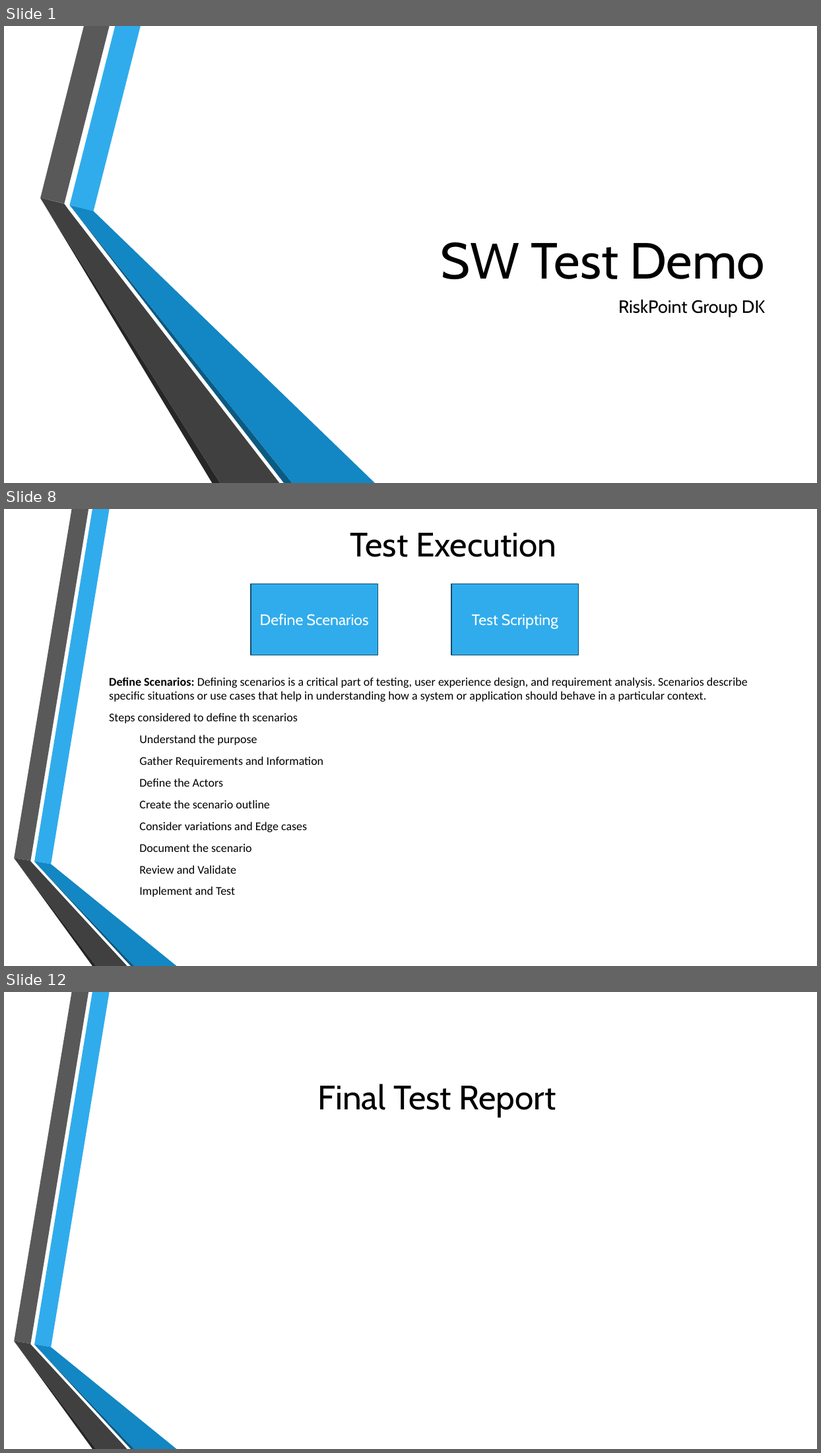
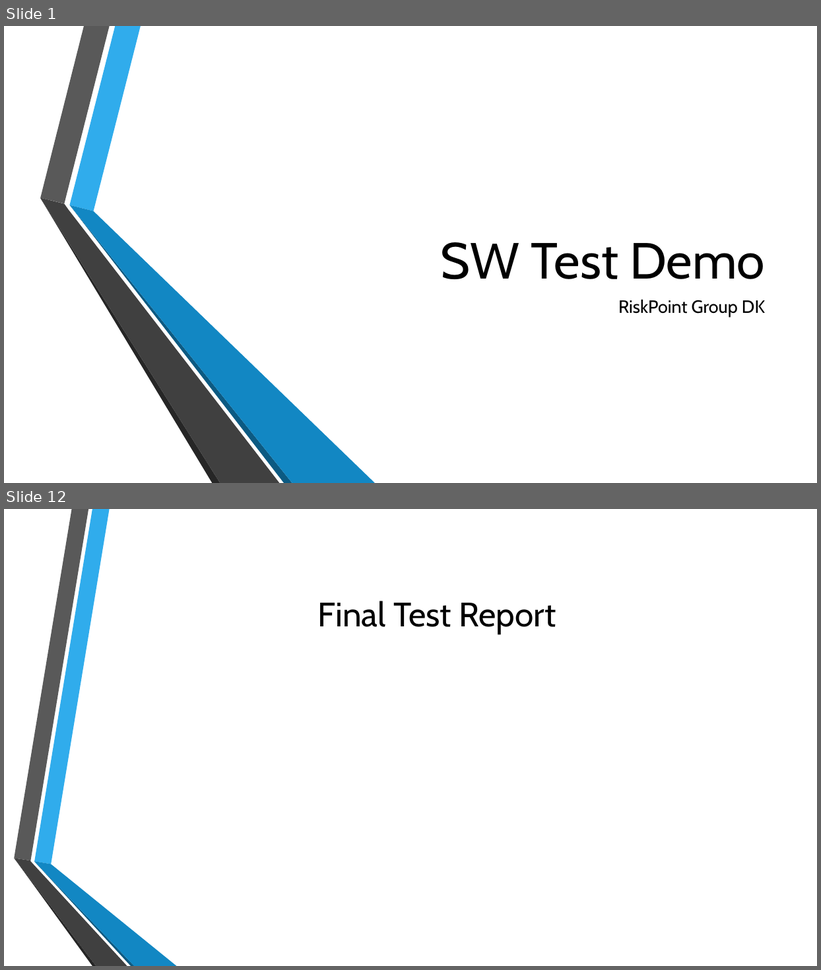
Before and after one commit to rohinitornal/riskpoint, a slide deck: SW Test Demo.pptx. Shown one above the other, each under a label of ours: slides 1, 8 and 12 before the commit, slides 1 and 12 after it; the slides between them are not shown. The pictures are 821x1453 and 821x970 pixels, drawn with LibreOffice and Linux fonts; fonts in the diff are those of the drawing; background and template pictures are left out. Boxes give left, top, right and bottom in pixels: in the first picture for what was removed or moved away, otherwise in the second. Text is boxed around its words. In the diff, an @@ line names an element or a change of style, - is before the commit and + after.

```diff
--- a/SW Test Demo.pptx
+++ b/SW Test Demo.pptx
@@ slide 8 removed at (x1=4, y1=509, x2=817, y2=966), background picture (left out); not listed: 6 template elements that a slide beside it also shows @@
@@ title removed at (x1=350, y1=533, x2=556, y2=557) @@
-Test Execution
@@ rectangle removed at (x1=251, y1=584, x2=378, y2=656) @@
-Define Scenarios
@@ rectangle removed at (x1=451, y1=584, x2=579, y2=656) @@
-Test Scripting
@@ text removed at (x1=109, y1=677, x2=748, y2=897) @@
-Define Scenarios: Defining scenarios is a critical part of testing, user experience design, and requirement analysis. Scenarios describe specific situations or use cases that help in understanding how a system or application should behave in a particular context.
-Steps considered to define th scenarios
-Understand the purpose
-Gather Requirements and Information
-Define the Actors
-Create the scenario outline
-Consider variations and Edge cases
-Document the scenario
-Review and Validate
-Implement and Test
```
Also in this commit, not shown: 7 slides changed, 3 slides added, 2 other slides removed, 7 other files.
